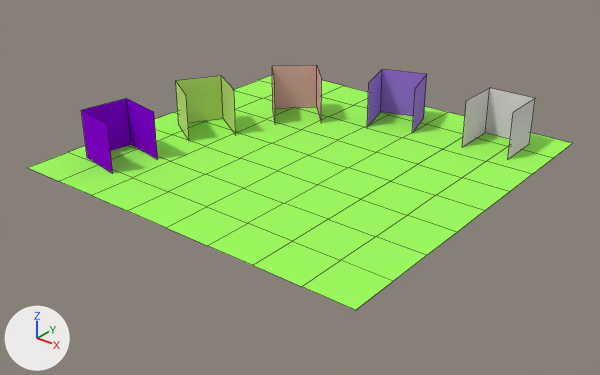
A saved change to the Blender file sensors_environmental/visibility_sensor_geometry.blend.
Before and after are seen from a 50 mm lens placed at (18.7, -24.0, 13.3), pointed at (0.3, -1.0, -1.0). The lights are fixed; the arrows at lower left show +X, +Y and +Z. Mesh edges are drawn as thin lines.
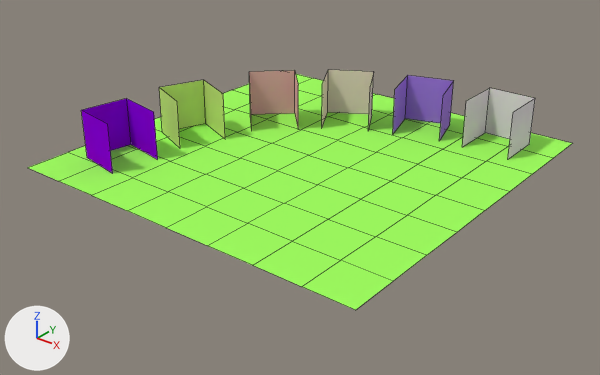
Location of each change, (x1, y1, x2, y2) in pixels of the pictures (600 x 375 px):
'Cube.003', moved: before (367, 69, 427, 132); after (393, 75, 453, 141)
'Cube.001', moved, turned: before (176, 76, 236, 140); after (159, 80, 225, 148)
'Cube.002', moved: before (272, 65, 322, 122); after (249, 71, 298, 130)
'Cube.005', added: after (322, 70, 374, 131)

What changed in the scene script:
```text
Add mat_material_000:
    mat_material_000 = diffuse_material('Material.000')
    mat_material_000.base_color = (0.8, 0.664, 0.58)  # white #e7d5c8
Add me_cube_000:
    me_cube_000.from_pydata([(1.0, 1.0, -1.0), (1.0, -1.0, -1.0), (-1.0, -1.0, -1.0), (-1.0, 1.0, -1.0), (1.0, 1.0, 1.0), (1.0, -1.0, 1.0), (-1.0, -1.0, 1.0), (-1.0, 1.0, 1.0)], [], [(0, 4, 5, 1), (2, 6, 7, 3), (4, 0, 3, 7)])
    me_cube_000.materials.append(mat_material_000)  # white #e7d5c8
Change ob_cube_003:
    ob_cube_003.location: (0.76, 5.19, 1.0) -> (2.08, 5.15, 1.0)
Change ob_cube_002:
    ob_cube_002.location: (-3.13, 3.09, 1.0) -> (-3.42, 1.87, 1.0)
Change ob_cube_001:
    ob_cube_001.location: (-5.07, -0.61, 1.0) -> (-5.03, -1.43, 1.0)
    ob_cube_001.rotation_euler: (0.0, 0.0, 1.026) -> (0.0, 0.0, 1.189)  # degrees (0, 0, 59) -> degrees (0, 0, 68)
Add ob_cube_005:
    ob_cube_005 = bpy.data.objects.new('Cube.005', me_cube_000)
    ob_cube_005.location = (-0.95, 3.94, 1.0)
    ob_cube_005.rotation_euler = (0.0, 0.0, 0.522)  # degrees (0, 0, 30)
```
